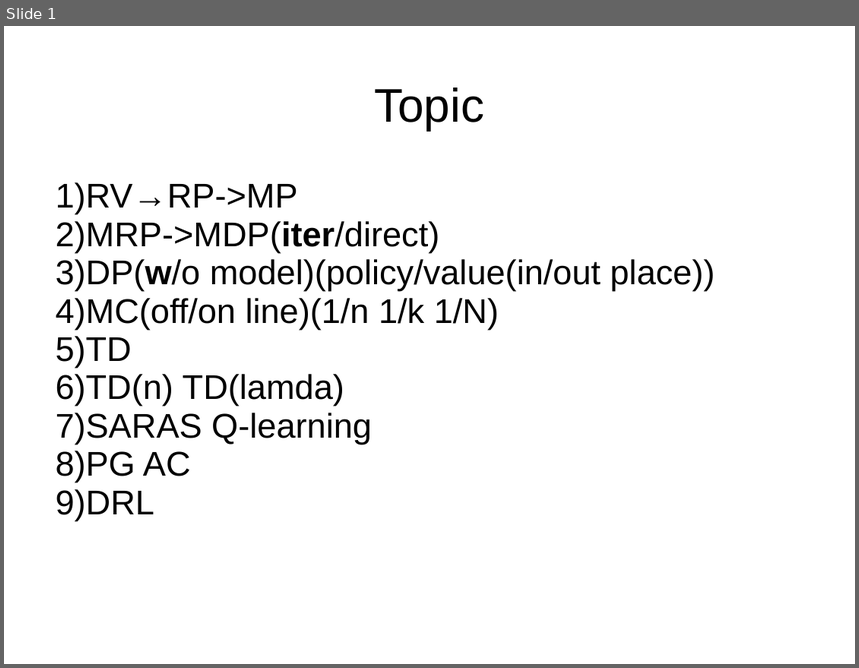
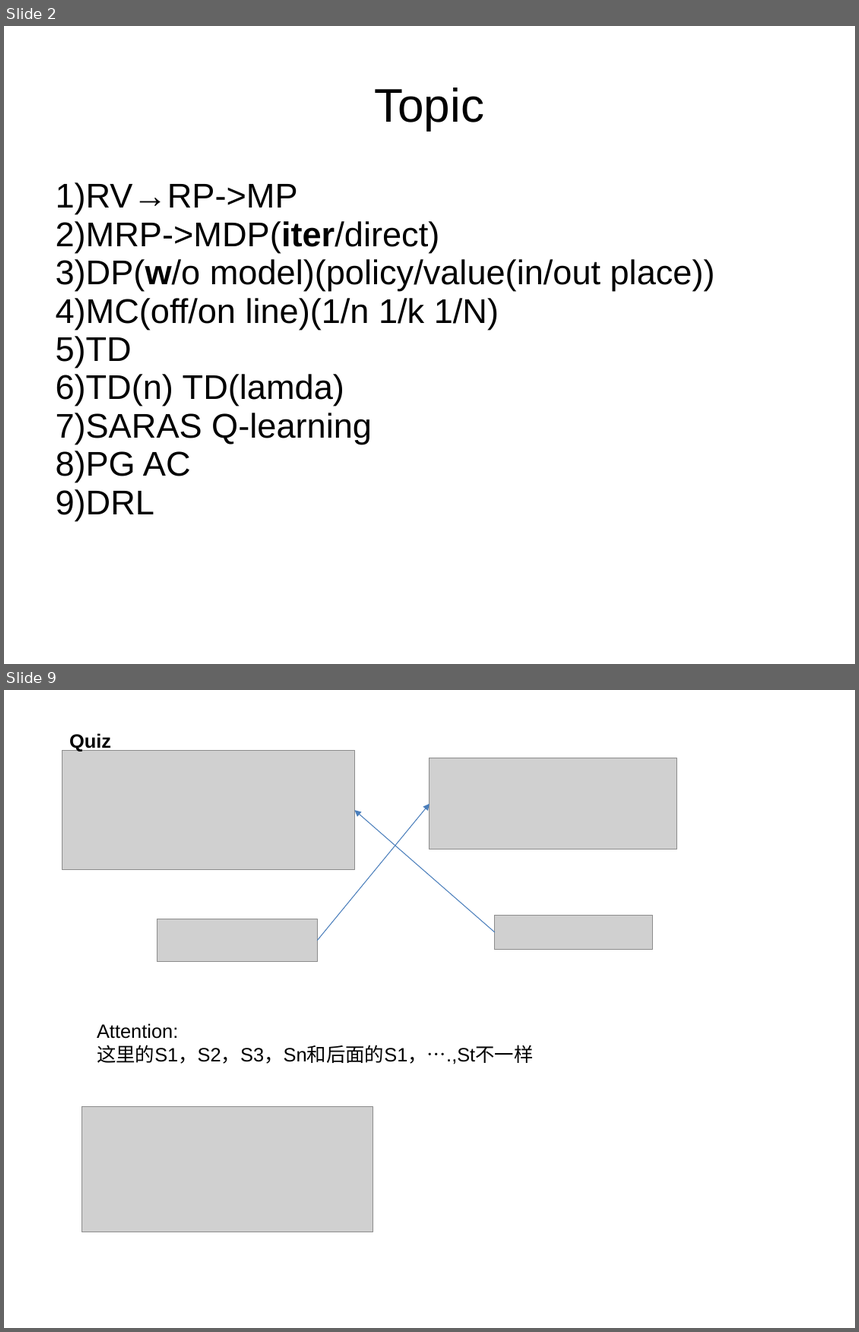
Before and after one commit to GarfieldF/RL_Course-slides_hw, a slide deck: DAY2/lecture2.pptx. Shown one above the other, each under a label of ours: slide 1 before the commit, slides 2 and 9 after it; the slides between them are not shown. The pictures are 859x668 and 859x1332 pixels, drawn with LibreOffice and Linux fonts; fonts in the diff are those of the drawing; grey boxes stand for pictures. Boxes give left, top, right and bottom in pixels: in the first picture for what was removed or moved away, otherwise in the second. Text is boxed around its words. In the diff, an @@ line names an element or a change of style, - is before the commit and + after.

```diff
--- a/DAY2/lecture2.pptx
+++ b/DAY2/lecture2.pptx
@@ slide 9 added at <box>4,690,855,1328</box>, background #FFFFFF @@
@@ text added at <box>69,733,111,752</box>, 18 pt, text #000000, bold @@
+Quiz
@@ picture added at <box>62,750,354,870</box> @@
@@ picture added at <box>430,758,677,850</box> @@
@@ arrow added from (318, 941) to (430, 803), #4B7EBC 0.75 pt @@
@@ arrow added from (495, 932) to (354, 811), #4B7EBC 0.75 pt @@
@@ picture added at <box>495,916,653,951</box> @@
@@ picture added at <box>158,920,318,962</box> @@
@@ text added at <box>97,1024,533,1065</box>, 18 pt, text #000000 @@
+Attention:
+这里的S1，S2，S3，Sn和后面的S1，….,St不一样
@@ picture added at <box>82,1107,373,1232</box> @@
@@ what was slide 1 is now slide 2 @@
```
Also in this commit, not shown: 2 slides changed, 45 other slides added, 3 other files.
